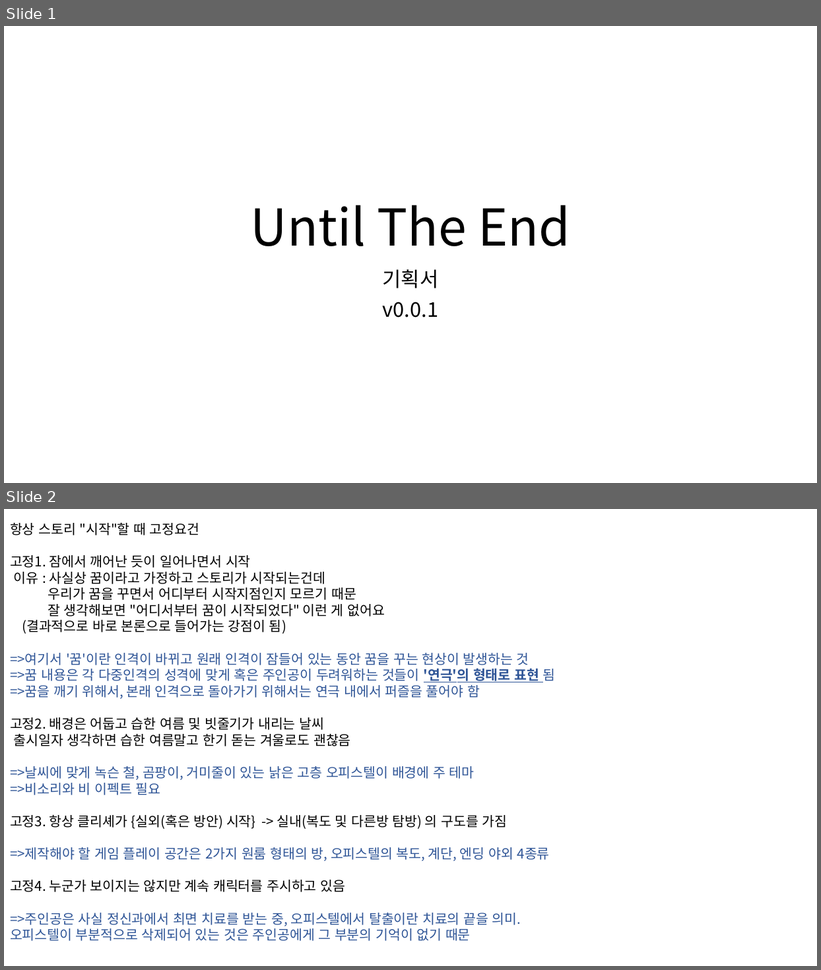
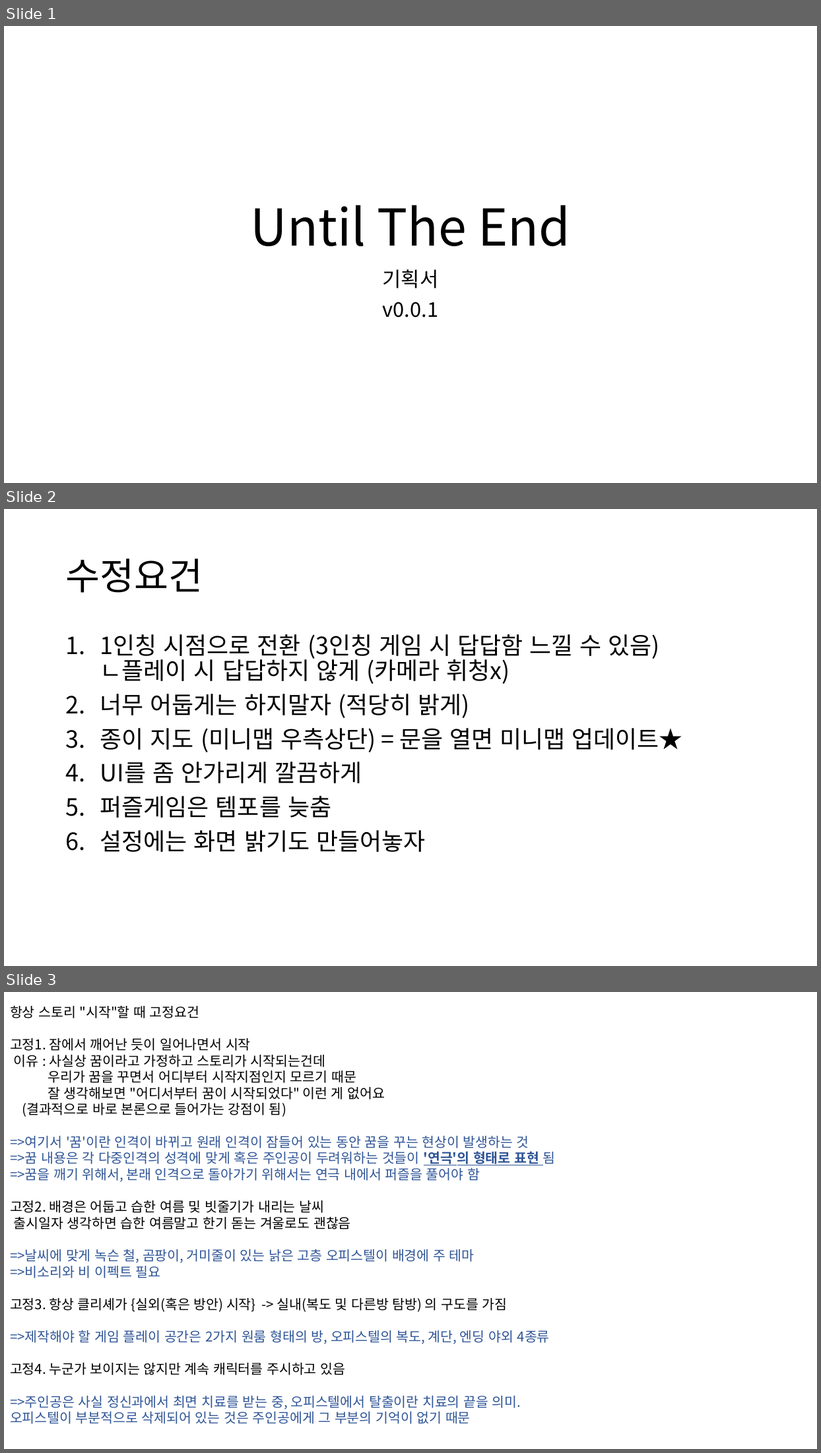
Before and after one commit to ksy642/MyPrototype, a slide deck: Documents/기획서/스토리기획서(이게진짜).pptx. Shown one above the other, each under a label of ours: slides 1 and 2 before the commit, slides 1, 2 and 3 after it. The pictures are 821x970 and 821x1453 pixels, drawn with LibreOffice and Linux fonts; fonts in the diff are those of the drawing. Boxes give left, top, right and bottom in pixels: in the first picture for what was removed or moved away, otherwise in the second. Text is boxed around its words. In the diff, an @@ line names an element or a change of style, - is before the commit and + after.

Commit message:
다시 리뉴얼해서 작업하기 위해 기획서 업데이트 예정

```diff
--- a/Documents/기획서/스토리기획서(이게진짜).pptx
+++ b/Documents/기획서/스토리기획서(이게진짜).pptx
@@ slide 2 added at [4, 509, 817, 966], background #FFFFFF @@
@@ title added at [66, 559, 203, 593], 44 pt, text #000000 @@
+수정요건
@@ text added at [100, 634, 683, 852], 28 pt, text #000000 @@
+1. 1인칭 시점으로 전환 (3인칭 게임 시 답답함 느낄 수 있음)
+   ㄴ플레이 시 답답하지 않게 (카메라 휘청x)
+2. 너무 어둡게는 하지말자 (적당히 밝게)
+3. 종이 지도 (미니맵 우측상단) = 문을 열면 미니맵 업데이트★
+4. UI를 좀 안가리게 깔끔하게
+5. 퍼즐게임은 템포를 늦춤
+6. 설정에는 화면 밝기도 만들어놓자
@@ what was slide 2 is now slide 3 @@
```
